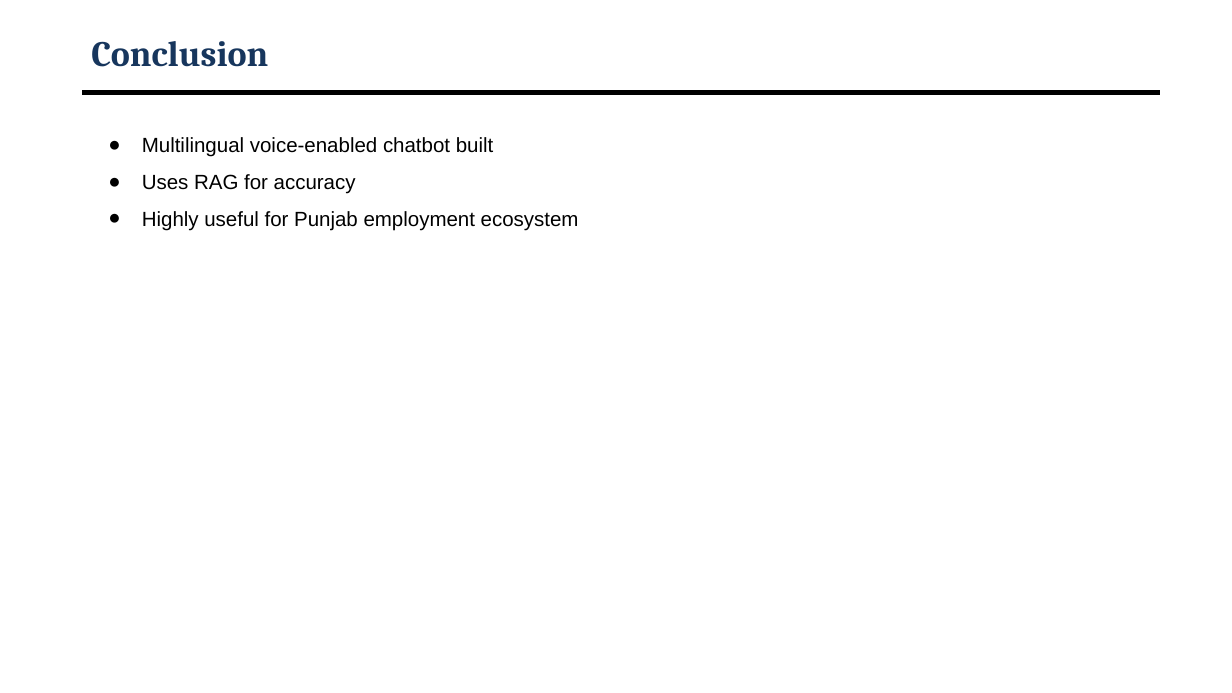
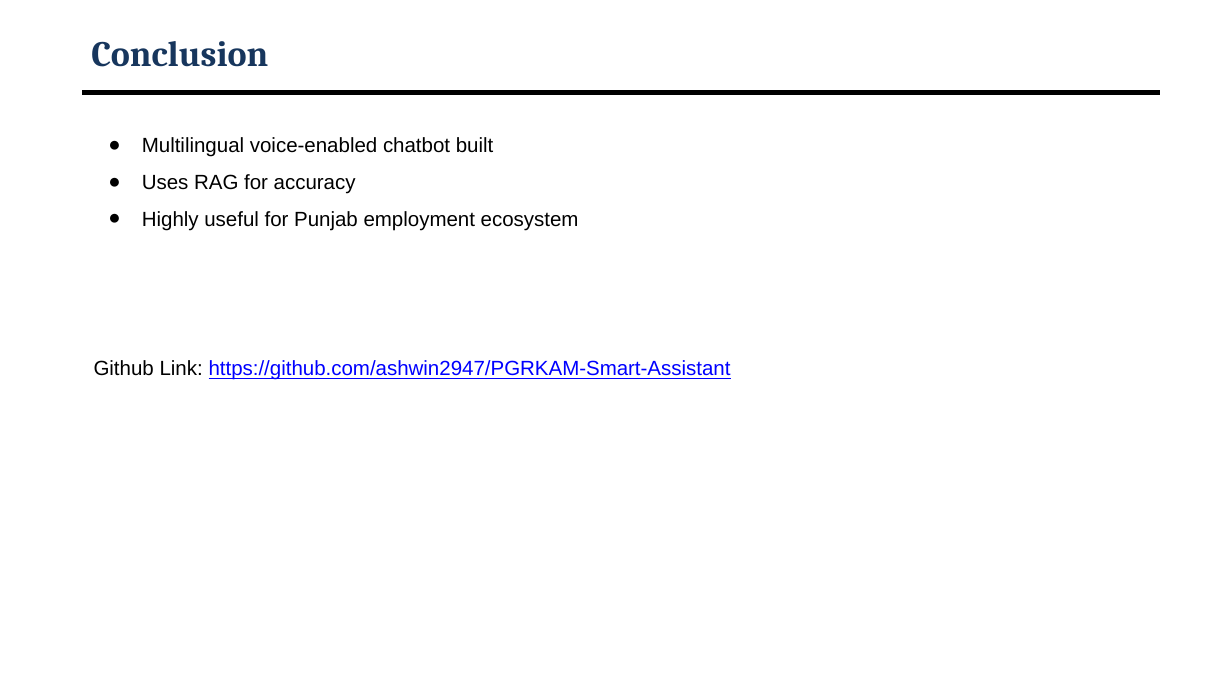
Before and after one commit to ashwin2947/PGRKAM-Smart-Assistant, a slide deck: slide 15 of CAI_36_PGRKAM_Smart_Assistant_Review5.pptx. Drawn at 1232x693 pixels with LibreOffice and Linux fonts; fonts in the diff are those of the drawing; background and template pictures are left out. Boxes give left, top, right and bottom in pixels: in the first picture for what was removed or moved away, otherwise in the second. Text is boxed around its words. In the diff, an @@ line names an element or a change of style, - is before the commit and + after.

```diff
--- a/CAI_36_PGRKAM_Smart_Assistant_Review5.pptx
+++ b/CAI_36_PGRKAM_Smart_Assistant_Review5.pptx
@@ text added at (x1=94, y1=360, x2=731, y2=380), 16 pt, text #0000FF, underline @@
+Github Link: https://github.com/ashwin2947/PGRKAM-Smart-Assistant
```
Also in this commit, not shown: 2 other files.
